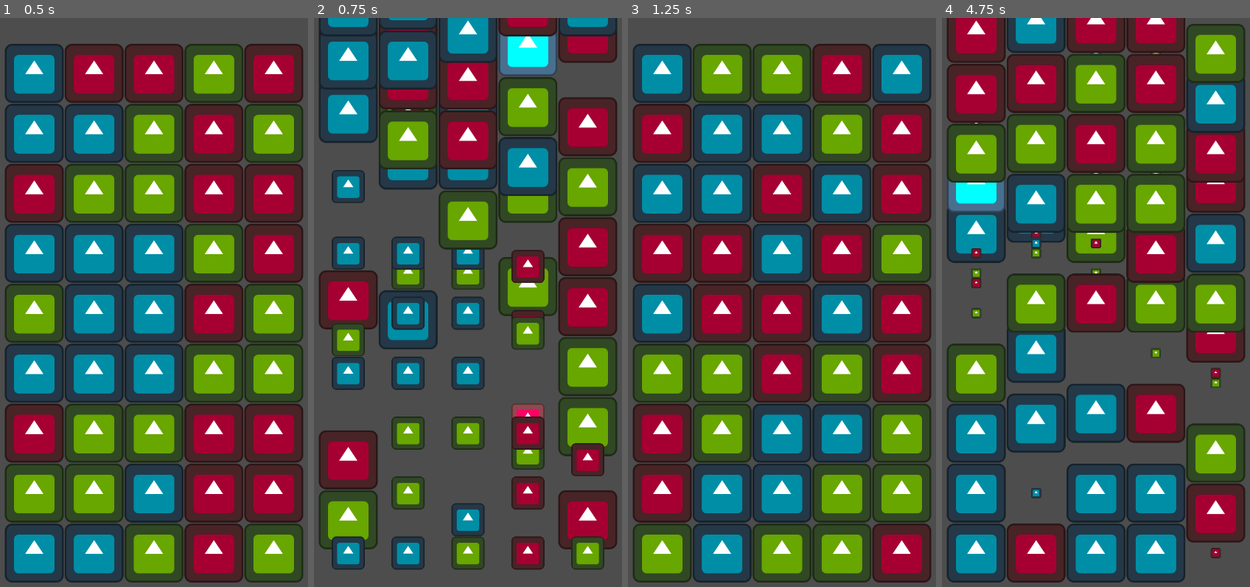
Above: before the commit, frames 1-4 (left to right).
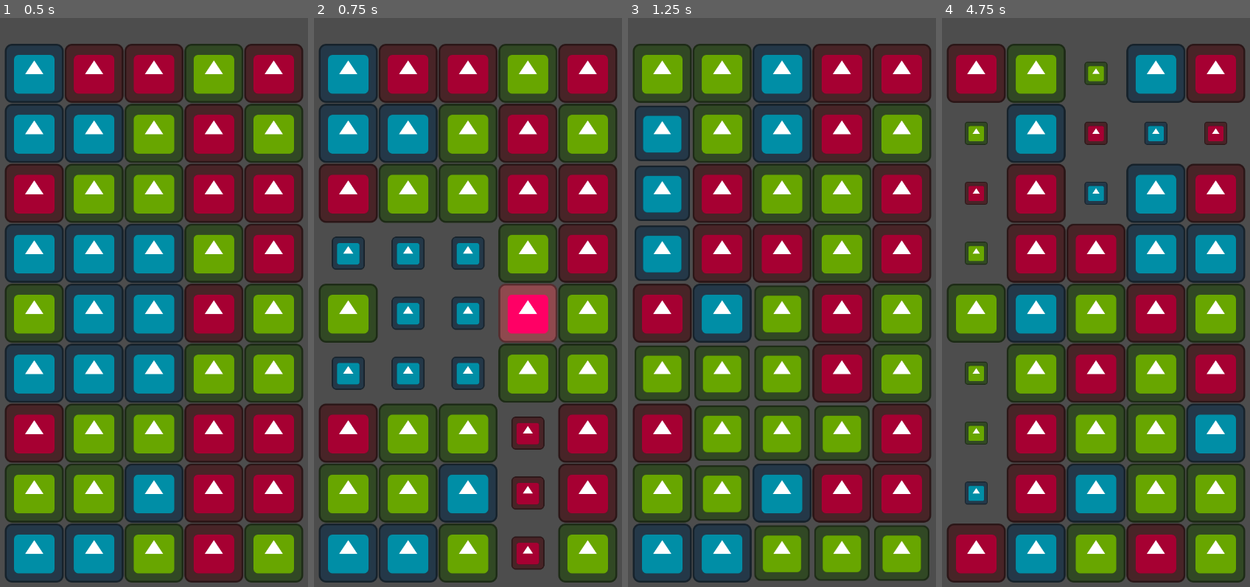
Above: after the commit, the same moments.

Repository: g90703033/godot_match3
Game: Godot game, scene res://Main.tscn
Two runs of this game, one before a commit and one after it. Both use one fixed random seed, a clock stepped at 60 frames per second and the inputs below. This scene is started directly instead of the project's main scene. The engine's default icon, where the game draws it, is replaced by a stand-in: a white triangle on a blue panel in a dark square.
Inputs (mouse positions are in pixels of both pictures, inside the frame that each line leads up to):
- Up to frame 1 (0.5 s): no input
- Up to frame 2 (0.75 s): tap Enter at 0.5 s; move the mouse to (541, 285) at 0.52 s; tap M at 0.6 s; click (541, 285) at 0.67 s
- Up to frame 3 (1.25 s): no input
- Up to frame 4 (4.75 s): move the mouse to (1028, 342) at 1.27 s; tap M at 1.35, 2.3, 2.85, 3.6, 4.55 s; click (1028, 342) at 1.42 s; move the mouse to (1129, 183) at 2.02 s; tap T at 2.1, 4.35 s; click (1129, 183) at 2.17 s; move the mouse to (1080, 433) at 2.77 s; click (1080, 433) at 2.92 s; move the mouse to (1194, 399) at 3.52 s; click (1194, 399) at 3.67 s; move the mouse to (997, 222) at 4.27 s; click (997, 222) at 4.42 s

Frame 1 is identical in both runs. In frame 2, 65% of the frame differs, in the area x 1-99%, y 0-100%; in frame 3, 57%; in frame 4, 83%.
Error after the commit: Invalid call. Nonexistent function 'erase' in base 'Nil'. (res://Main.gd:276)

Commit message:
fix await not working due to wrong usage

Diff:
--- a/Main.gd
+++ b/Main.gd
@@ -190,7 +190,7 @@
 			cube_array[_x][_y].move_to(get_world_position(Vector2(_x, _y), Vector2(0,0))
 				, erase_duration)
 
-	await erase_duration
+	await get_tree().create_timer(erase_duration).timeout
 	erase_all_matches(3, erase_duration, on_erase_matches_finished)
 
 func switch_control_mode(new_mode):
@@ -236,6 +236,7 @@
 
 func erase_all_matches(num:int, duration:float, function:Callable)->bool:
 	var has_match:bool = false
+	print("- erease call ")
 
 	fill_array2d(match_data_array, grid_length_x(), grid_length_y())
 
@@ -276,7 +277,7 @@
 				cube_array[_x][_y] = null
 				id_array[_x][_y] = -1
 
-	await duration
+	await get_tree().create_timer(duration).timeout
 	function.call(true)
 
 	return true
